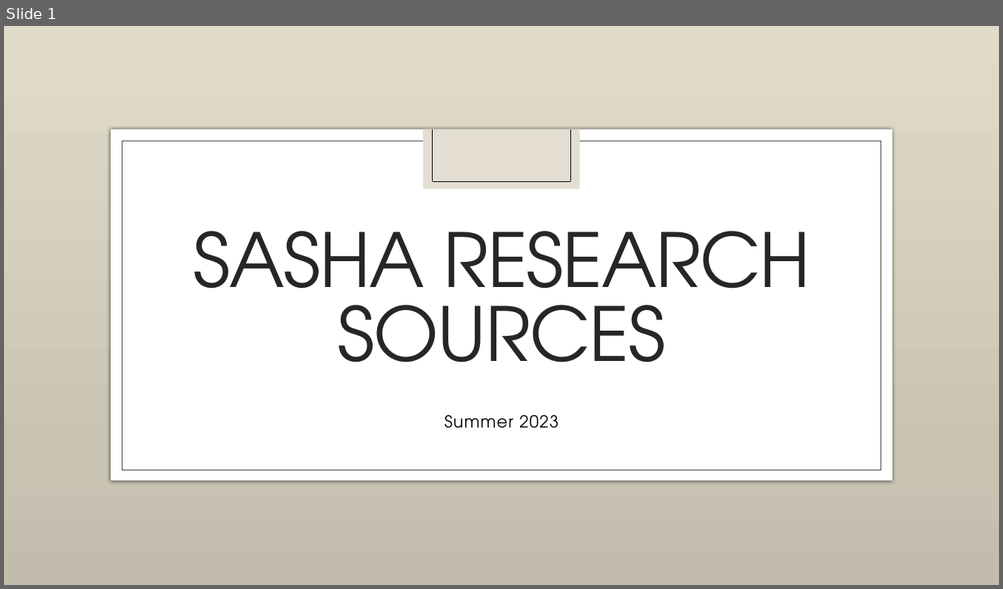
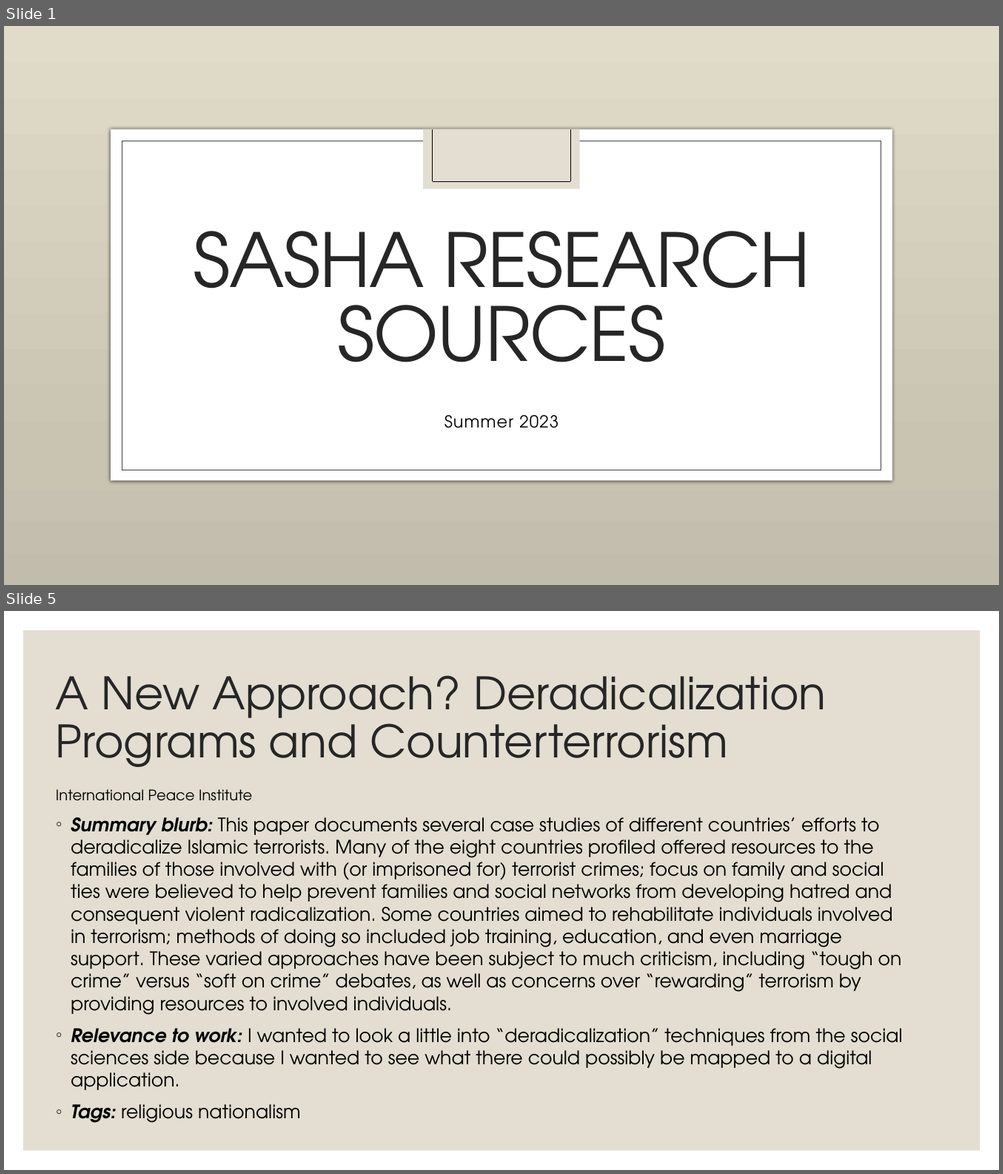
Before and after one commit to snyder-research-group/tools-of-justice, a slide deck: Sasha Research Sources.pptx. Shown one above the other, each under a label of ours: slide 1 before the commit, slides 1 and 5 after it; the slides between them are not shown. The pictures are 1003x589 and 1003x1174 pixels, drawn with LibreOffice and Linux fonts; fonts in the diff are those of the drawing; background and template pictures are left out. Boxes give left, top, right and bottom in pixels: in the first picture for what was removed or moved away, otherwise in the second. Text is boxed around its words. In the diff, an @@ line names an element or a change of style, - is before the commit and + after.

Commit message:
Added three resources for this week (so far)

```diff
--- a/Sasha Research Sources.pptx
+++ b/Sasha Research Sources.pptx
@@ slide 5 added at [4, 611, 999, 1170], background #FFFFFF @@
@@ rectangle added at [23, 630, 980, 1151], fill #E3DED1 @@
@@ title added at [56, 675, 825, 767], 43.2 pt, text #262626 @@
+A New Approach? Deradicalization Programs and Counterterrorism
@@ text added at [56, 789, 902, 1123], 18 pt, text #000000 @@
+International Peace Institute
+◦ Summary blurb: This paper documents several case studies of different countries’ efforts to deradicalize Islamic terrorists. Many of the eight countries profiled offered resources to the families of those involved with (or imprisoned for) terrorist crimes; focus on family and social ties were believed to help prevent families and social networks from developing hatred and consequent violent radicalization. Some countries aimed to rehabilitate individuals involved in terrorism; methods of doing so included job training, education, and even marriage support. These varied approaches have been subject to much criticism, including “tough on crime” versus “soft on crime” debates, as well as concerns over “rewarding” terrorism by providing resources to involved individuals.
+◦ Relevance to work: I wanted to look a little into “deradicalization” techniques from the social sciences side because I wanted to see what there could possibly be mapped to a digital application.
+◦ Tags: religious nationalism
```
Also in this commit, not shown: 4 other slides added.
